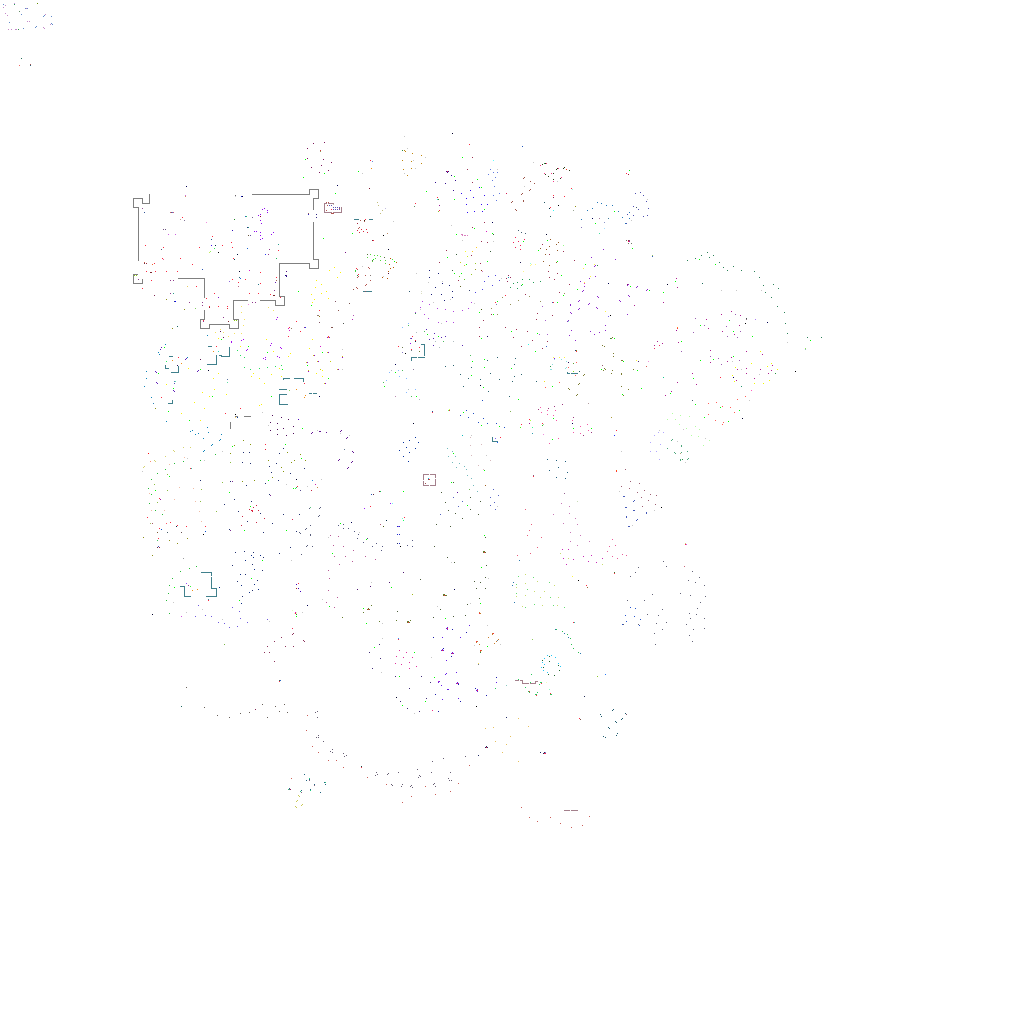
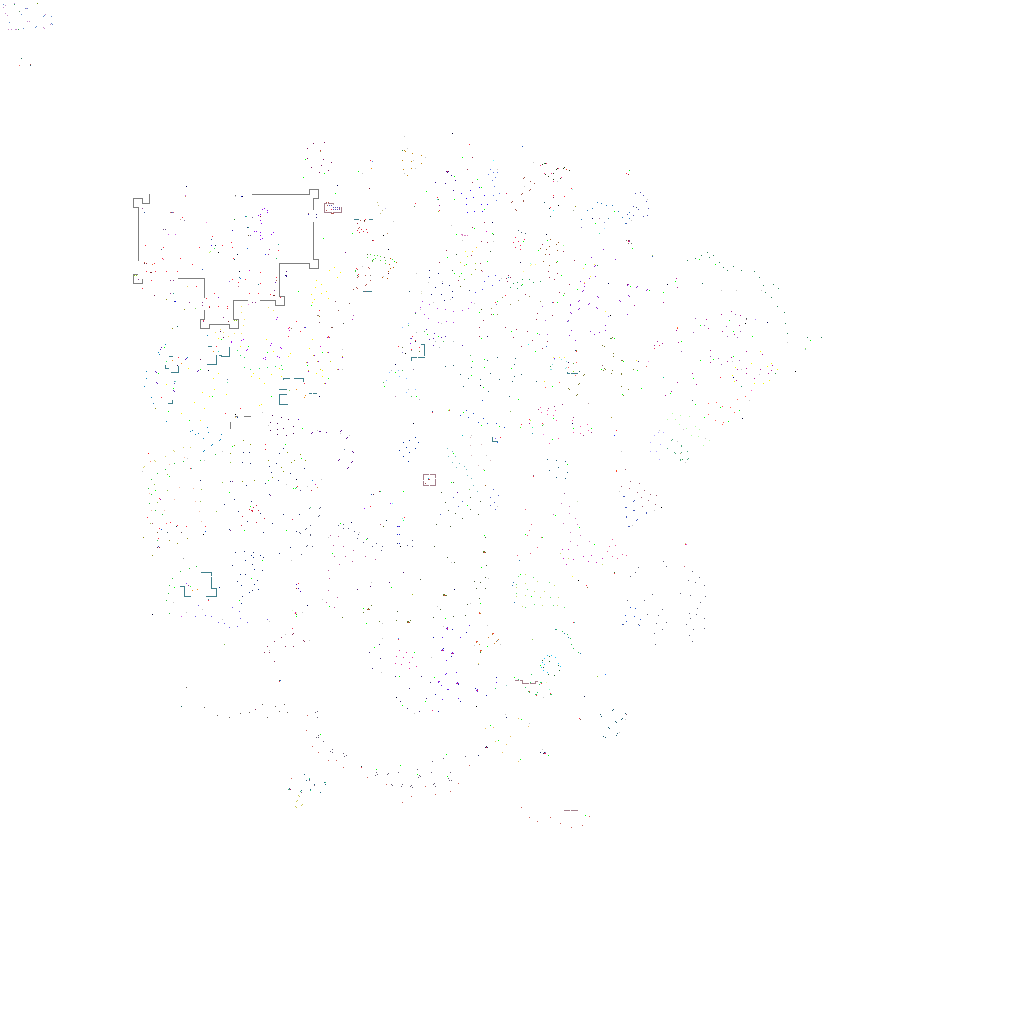
Layer changes from the first (1024, 1024) image to the second:
painted on "stuff" over 269, 464, 626, 816
